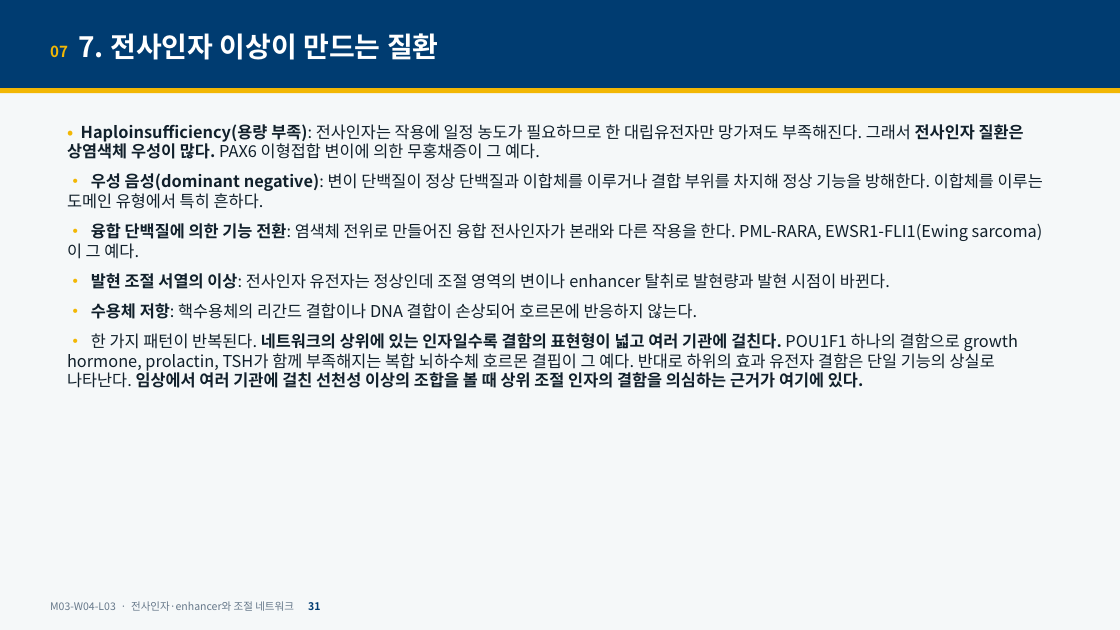
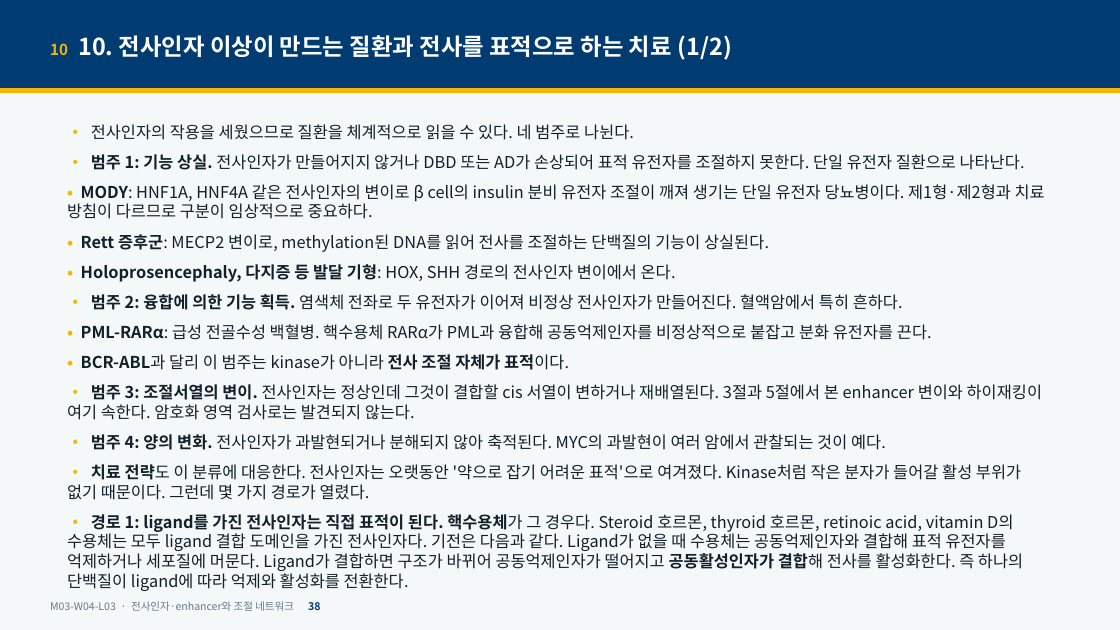
Before and after one commit to hoperiasd2/hoperiasd2.github.io, a slide deck: slide 38 of curriculum/M03/W04/L03/slides.pptx (slide 31 before the commit). Drawn at 1120x630 pixels with LibreOffice and Linux fonts; fonts in the diff are those of the drawing. Boxes give left, top, right and bottom in pixels: in the first picture for what was removed or moved away, otherwise in the second. Text is boxed around its words. In the diff, an @@ line names an element or a change of style, - is before the commit and + after.

```diff
--- a/curriculum/M03/W04/L03/slides.pptx
+++ b/curriculum/M03/W04/L03/slides.pptx
@@ text at bbox=[50, 35, 732, 60]: text changed; size 24 to 20 pt @@
-07 7. 전사인자 이상이 만드는 질환
+10 10. 전사인자 이상이 만드는 질환과 전사를 표적으로 하는 치료 (1/2)
@@ text at bbox=[67, 124, 1045, 591]: text changed @@
-• Haploinsufficiency(용량 부족): 전사인자는 작용에 일정 농도가 필요하므로 한 대립유전자만 망가져도 부족해진다. 그래서 전사인자 질환은 상염색체 우성이 많다. PAX6 이형접합 변이에 의한 무홍채증이 그 예다.
-• 우성 음성(dominant negative): 변이 단백질이 정상 단백질과 이합체를 이루거나 결합 부위를 차지해 정상 기능을 방해한다. 이합체를 이루는 도메인 유형에서 특히 흔하다.
-• 융합 단백질에 의한 기능 전환: 염색체 전위로 만들어진 융합 전사인자가 본래와 다른 작용을 한다. PML-RARA, EWSR1-FLI1(Ewing sarcoma)이 그 예다.
-• 발현 조절 서열의 이상: 전사인자 유전자는 정상인데 조절 영역의 변이나 enhancer 탈취로 발현량과 발현 시점이 바뀐다.
-• 수용체 저항: 핵수용체의 리간드 결합이나 DNA 결합이 손상되어 호르몬에 반응하지 않는다.
-• 한 가지 패턴이 반복된다. 네트워크의 상위에 있는 인자일수록 결함의 표현형이 넓고 여러 기관에 걸친다. POU1F1 하나의 결함으로 growth hormone, prolactin, TSH가 함께 부족해지는 복합 뇌하수체 호르몬 결핍이 그 예다. 반대로 하위의 효과 유전자 결함은 단일 기능의 상실로 나타난다. 임상에서 여러 기관에 걸친 선천성 이상의 조합을 볼 때 상위 조절 인자의 결함을 의심하는 근거가 여기에 있다.
+• 전사인자의 작용을 세웠으므로 질환을 체계적으로 읽을 수 있다. 네 범주로 나뉜다.
+• 범주 1: 기능 상실. 전사인자가 만들어지지 않거나 DBD 또는 AD가 손상되어 표적 유전자를 조절하지 못한다. 단일 유전자 질환으로 나타난다.
+• MODY: HNF1A, HNF4A 같은 전사인자의 변이로 β cell의 insulin 분비 유전자 조절이 깨져 생기는 단일 유전자 당뇨병이다. 제1형·제2형과 치료 방침이 다르므로 구분이 임상적으로 중요하다.
+• Rett 증후군: MECP2 변이로, methylation된 DNA를 읽어 전사를 조절하는 단백질의 기능이 상실된다.
+• Holoprosencephaly, 다지증 등 발달 기형: HOX, SHH 경로의 전사인자 변이에서 온다.
+• 범주 2: 융합에 의한 기능 획득. 염색체 전좌로 두 유전자가 이어져 비정상 전사인자가 만들어진다. 혈액암에서 특히 흔하다.
+• PML-RARα: 급성 전골수성 백혈병. 핵수용체 RARα가 PML과 융합해 공동억제인자를 비정상적으로 붙잡고 분화 유전자를 끈다.
+• BCR-ABL과 달리 이 범주는 kinase가 아니라 전사 조절 자체가 표적이다.
+• 범주 3: 조절서열의 변이. 전사인자는 정상인데 그것이 결합할 cis 서열이 변하거나 재배열된다. 3절과 5절에서 본 enhancer 변이와 하이재킹이 여기 속한다. 암호화 영역 검사로는 발견되지 않는다.
+• 범주 4: 양의 변화. 전사인자가 과발현되거나 분해되지 않아 축적된다. MYC의 과발현이 여러 암에서 관찰되는 것이 예다.
+• 치료 전략도 이 분류에 대응한다. 전사인자는 오랫동안 '약으로 잡기 어려운 표적'으로 여겨졌다. Kinase처럼 작은 분자가 들어갈 활성 부위가 없기 때문이다. 그런데 몇 가지 경로가 열렸다.
+• 경로 1: ligand를 가진 전사인자는 직접 표적이 된다. 핵수용체가 그 경우다. Steroid 호르몬, thyroid 호르몬, retinoic acid, vitamin D의 수용체는 모두 ligand 결합 도메인을 가진 전사인자다. 기전은 다음과 같다. Ligand가 없을 때 수용체는 공동억제인자와 결합해 표적 유전자를 억제하거나 세포질에 머문다. Ligand가 결합하면 구조가 바뀌어 공동억제인자가 떨어지고 공동활성인자가 결합해 전사를 활성화한다. 즉 하나의 단백질이 ligand에 따라 억제와 활성화를 전환한다.
@@ text at bbox=[50, 601, 320, 611]: text changed @@
-M03-W04-L03 · 전사인자·enhancer와 조절 네트워크 31
+M03-W04-L03 · 전사인자·enhancer와 조절 네트워크 38
```
Also in this commit, not shown: 38 other slides changed, 12 slides added, 5 slides removed, 17 other files.
